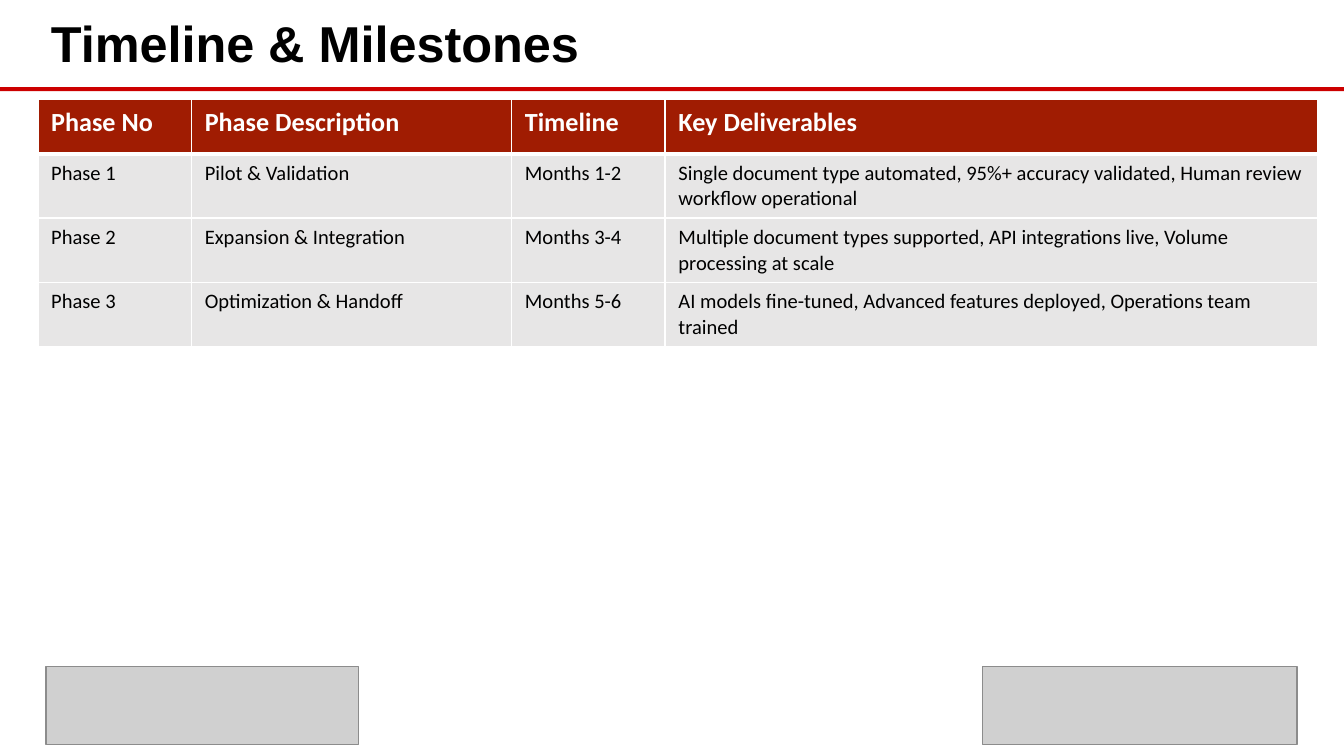
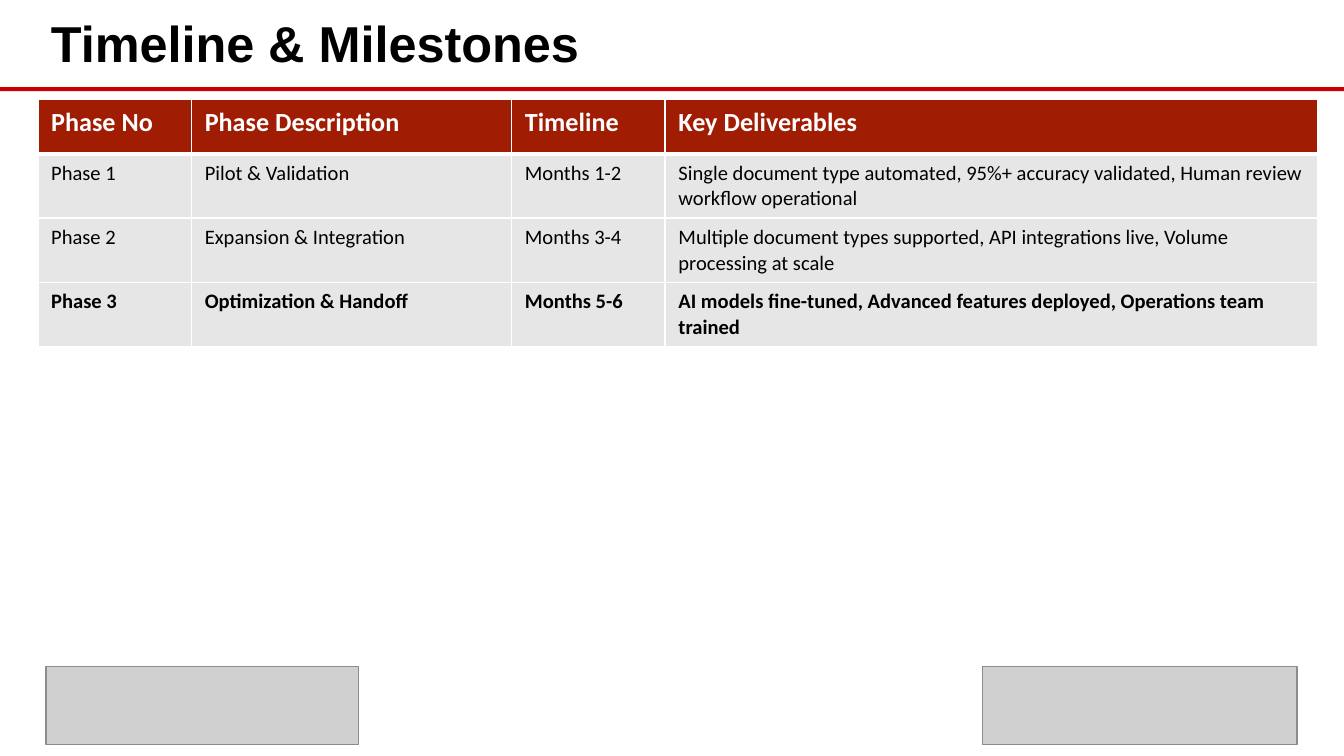
Before and after one commit to eoframework/solutions, a slide deck: slide 5 of solutions/aws/ai/intelligent-document-processing/presales/solution-briefing.pptx. Drawn at 1344x756 pixels with LibreOffice and Linux fonts; fonts in the diff are those of the drawing; grey boxes stand for pictures; background and template pictures are left out. Boxes give left, top, right and bottom in pixels: in the first picture for what was removed or moved away, otherwise in the second. Text is boxed around its words. In the diff, an @@ line names an element or a change of style, - is before the commit and + after.

```diff
--- a/solutions/aws/ai/intelligent-document-processing/presales/solution-briefing.pptx
+++ b/solutions/aws/ai/intelligent-document-processing/presales/solution-briefing.pptx
@@ table at box(38, 99, 1317, 338) @@
@@ bold on in "Phase 3", "Optimization & Handoff", "Months 5-6", "AI models fine-tuned, Advanced features deployed, Operations ..." @@
```
Also in this commit, not shown: 1 other slide changed, 32 other files.
